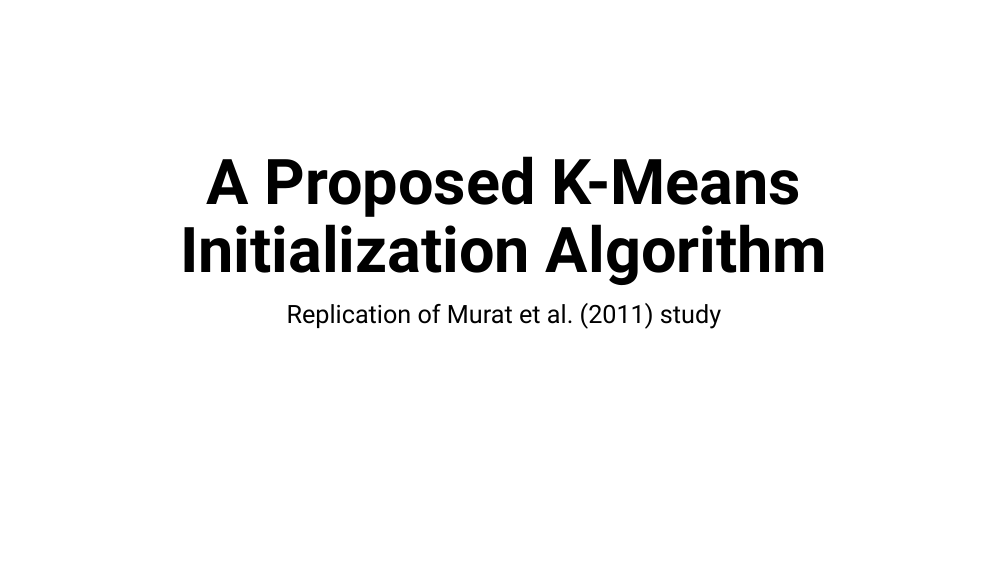
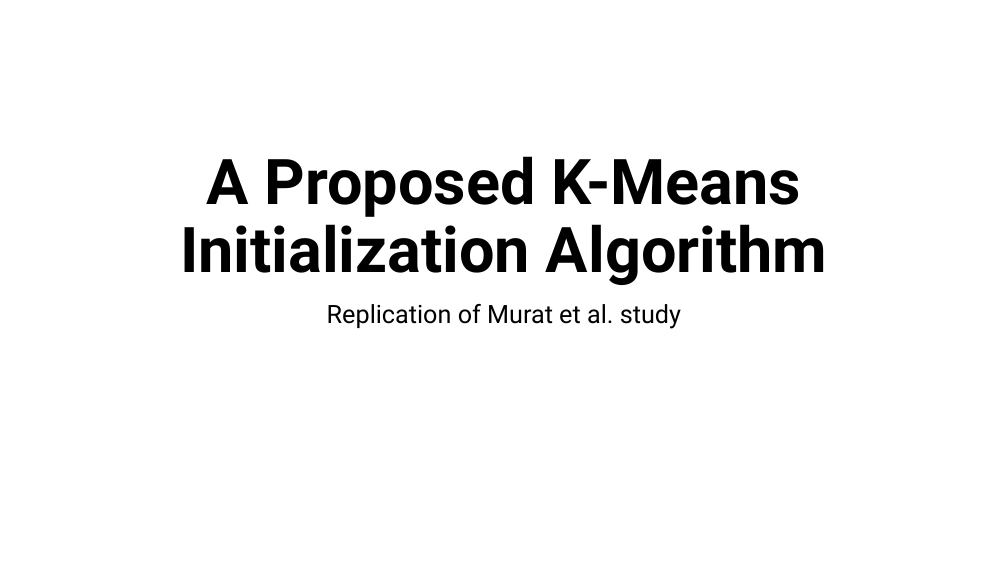
Before and after one commit to Kkmuhammad/StatsII_Spring2024, a slide deck: slide 1 of replication/my_replication/Presentation1.pptx. Drawn at 1008x567 pixels with LibreOffice and Linux fonts; fonts in the diff are those of the drawing. Boxes give left, top, right and bottom in pixels: in the first picture for what was removed or moved away, otherwise in the second. Text is boxed around its words. In the diff, an @@ line names an element or a change of style, - is before the commit and + after.

```diff
--- a/replication/my_replication/Presentation1.pptx
+++ b/replication/my_replication/Presentation1.pptx
@@ subtitle at <box>327,304,681,329</box>: text changed @@
-Replication of Murat et al. (2011) study
+Replication of Murat et al. study
```
Also in this commit, not shown: 3 other slides changed, 14 other files.
